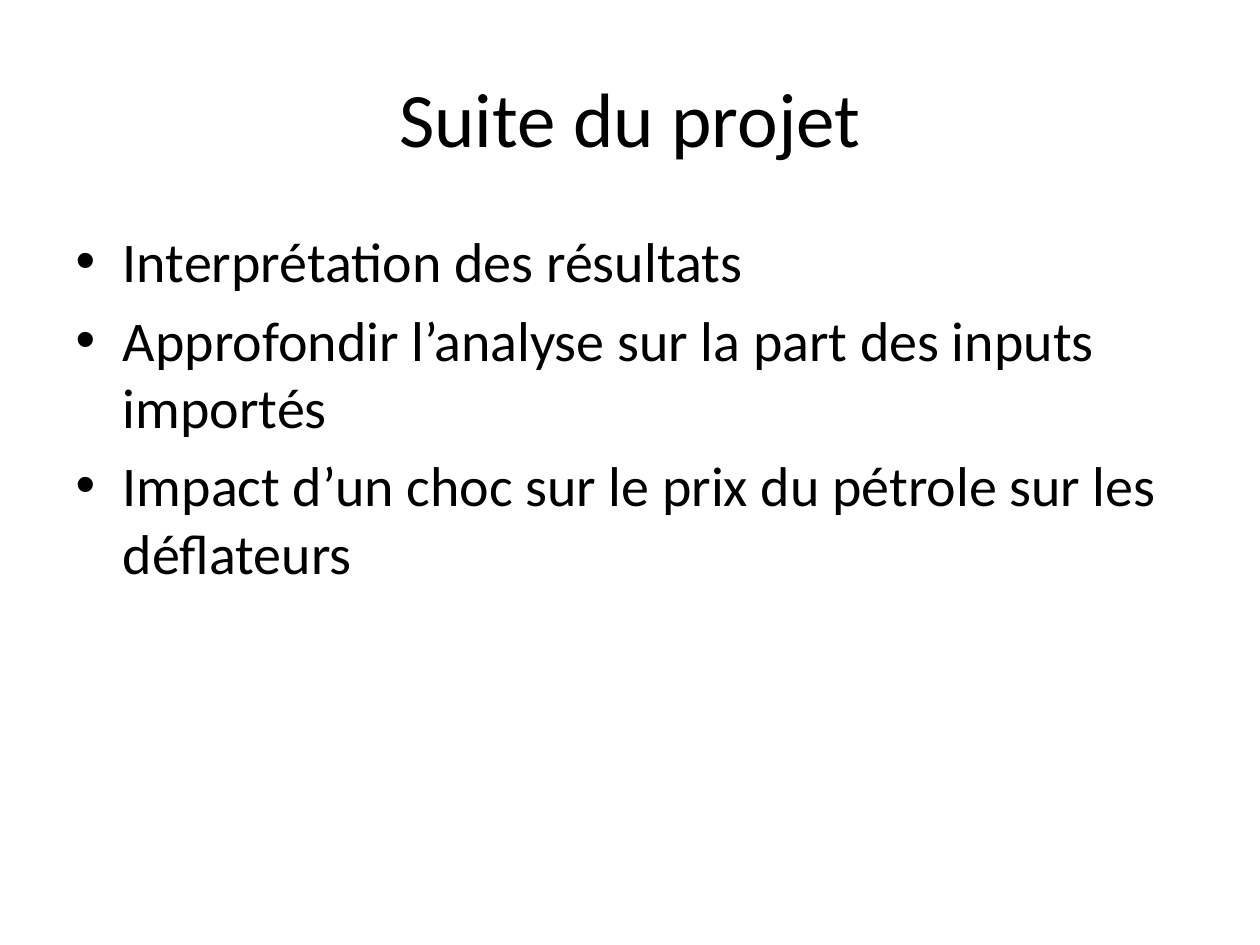
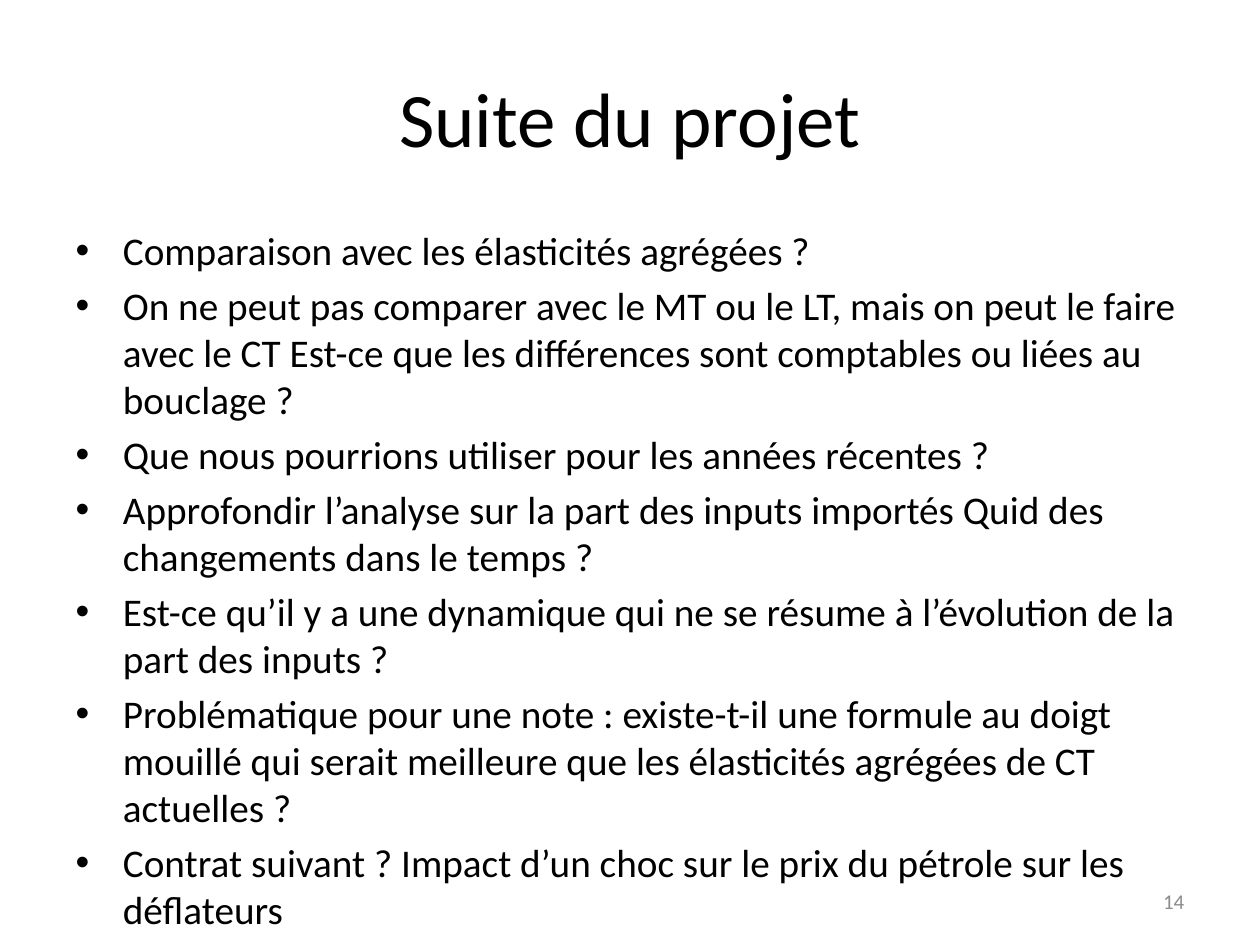
Before and after one commit to gdaudin/OFCE_CommerceVA, a slide deck: slide 14 of c17255-Point d’étape projet WIOD TIVA.pptx (slide 12 before the commit). Drawn at 1260x945 pixels with LibreOffice and Linux fonts; fonts in the diff are those of the drawing. Boxes give left, top, right and bottom in pixels: in the first picture for what was removed or moved away, otherwise in the second. Text is boxed around its words. In the diff, an @@ line names an element or a change of style, - is before the commit and + after.

```diff
--- a/c17255-Point d’étape projet WIOD TIVA.pptx
+++ b/c17255-Point d’étape projet WIOD TIVA.pptx
@@ text at (123, 237, 1175, 925): text changed; size 32 to 22.4 pt @@
-• Interprétation des résultats
-• Approfondir l’analyse sur la part des inputs importés
-• Impact d’un choc sur le prix du pétrole sur les déflateurs
+• Comparaison avec les élasticités agrégées ?
+• On ne peut pas comparer avec le MT ou le LT, mais on peut le faire avec le CT Est-ce que les différences sont comptables ou liées au bouclage ?
+• Que nous pourrions utiliser pour les années récentes ?
+• Approfondir l’analyse sur la part des inputs importés Quid des changements dans le temps ?
+• Est-ce qu’il y a une dynamique qui ne se résume à l’évolution de la part des inputs ?
+• Problématique pour une note : existe-t-il une formule au doigt mouillé qui serait meilleure que les élasticités agrégées de CT actuelles ?
+• Contrat suivant ? Impact d’un choc sur le prix du pétrole sur les déflateurs
@@ page number added at (1163, 895, 1184, 909), 12 pt, text #8C8C8C @@
+14
```
Also in this commit, not shown: 1 other slide changed, 2 slides added.
